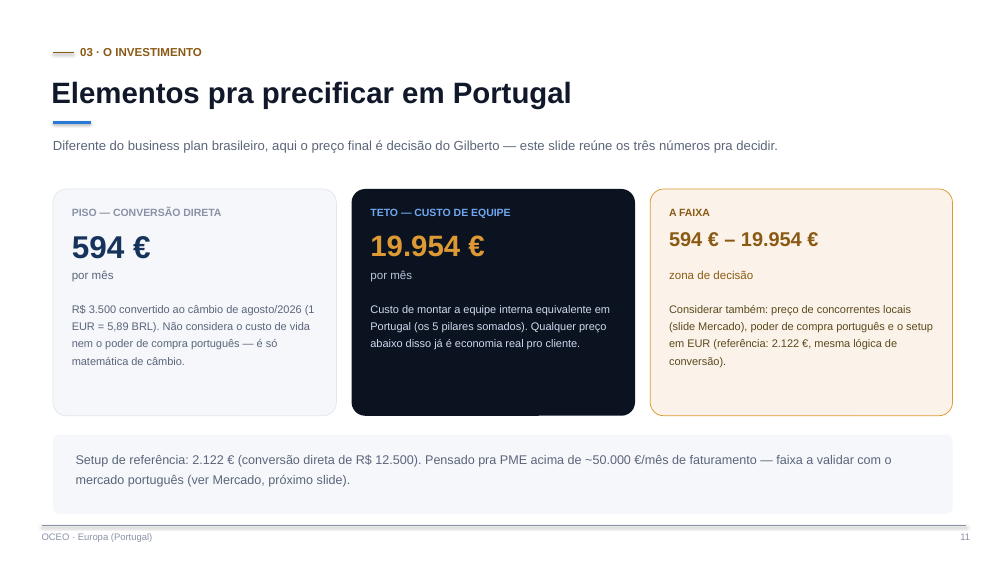
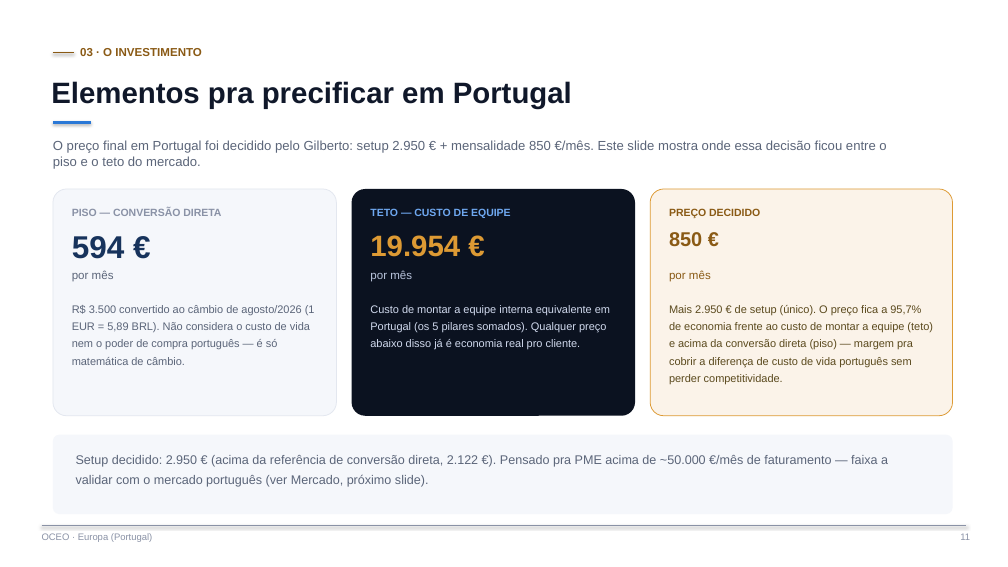
Before and after one commit to gibasenaprodutosdigitais-jpg/gilbertoos, a slide deck: slide 11 of outros-projetos/oceo/OCEO - Business Plan Europa (Portugal).pptx. Drawn at 1008x567 pixels with LibreOffice and Linux fonts; fonts in the diff are those of the drawing. Boxes give left, top, right and bottom in pixels: in the first picture for what was removed or moved away, otherwise in the second. Text is boxed around its words. In the diff, an @@ line names an element or a change of style, - is before the commit and + after.

```diff
--- a/outros-projetos/oceo/OCEO - Business Plan Europa (Portugal).pptx
+++ b/outros-projetos/oceo/OCEO - Business Plan Europa (Portugal).pptx
@@ text at <box>53,140,886,169</box>: text changed @@
-Diferente do business plan brasileiro, aqui o preço final é decisão do Gilberto — este slide reúne os três números pra decidir.
+O preço final em Portugal foi decidido pelo Gilberto: setup 2.950 € + mensalidade 850 €/mês. Este slide mostra onde essa decisão ficou entre o piso e o teto do mercado.
@@ text at <box>669,208,760,218</box>: text changed @@
-A FAIXA
+PREÇO DECIDIDO
@@ text at <box>669,232,702,246</box>: text changed @@
-594 € – 19.954 €
+850 €
@@ text at <box>669,270,711,282</box>: text changed @@
-zona de decisão
+por mês
@@ text at <box>669,305,933,384</box>: text changed @@
-Considerar também: preço de concorrentes locais (slide Mercado), poder de compra português e o setup em EUR (referência: 2.122 €, mesma lógica de conversão).
+Mais 2.950 € de setup (único). O preço fica a 95,7% de economia frente ao custo de montar a equipe (teto) e acima da conversão direta (piso) — margem pra cobrir a diferença de custo de vida português sem perder competitividade.
@@ text at <box>76,455,888,487</box>: text changed @@
-Setup de referência: 2.122 € (conversão direta de R$ 12.500). Pensado pra PME acima de ~50.000 €/mês de faturamento — faixa a validar com o mercado português (ver Mercado, próximo slide).
+Setup decidido: 2.950 € (acima da referência de conversão direta, 2.122 €). Pensado pra PME acima de ~50.000 €/mês de faturamento — faixa a validar com o mercado português (ver Mercado, próximo slide).
```
Also in this commit, not shown: 4 other slides changed, 2 other files.
